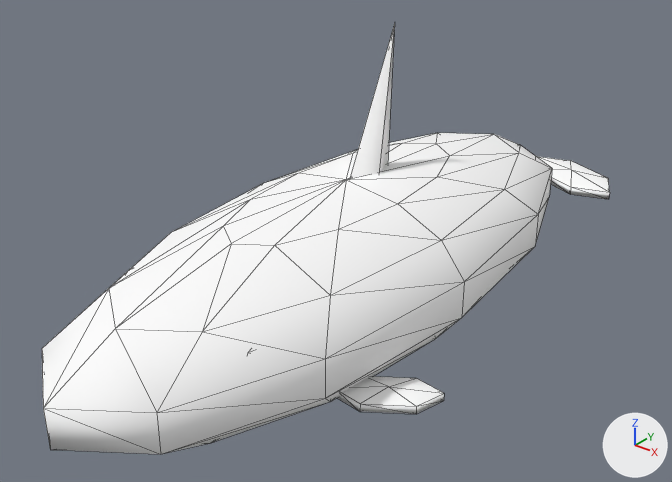
Renders of the glTF model prototype/models/orca.glb from each side of a commit.
Before and after are seen from a 50 mm lens placed at (3.29, -4.22, 2.96), pointed at (-0.09, 0.01, 0.34). Lighting does not change. The marker at lower right points along +X, +Y and +Z. The first picture is the older version. Mesh edges are drawn as thin lines. Where no turn or scale is listed for an object, it has been applied to the vertices. Vertices at exactly the same position are counted once.

In view in the first picture: 'tint'.
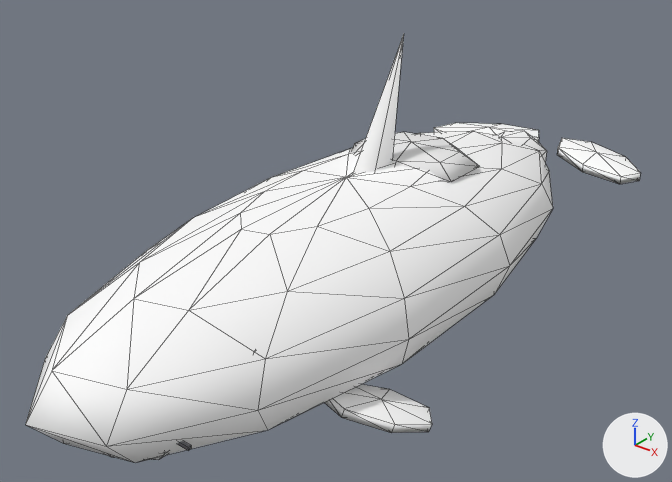
Where the change shows, as pixel boxes (x1, y1, x2, y2) in the pictures (672 x 482 px):
'tint', reshaped (8% wider)
    before: (42, 23, 610, 454)
    after: (26, 34, 640, 463)
'detail', reshaped (not visible before)
    after: (111, 441, 191, 460)
part 1 of me_mesh_0, rebuilt
    before: (42, 133, 552, 454)
    after: (26, 131, 553, 463)
part 2 of me_mesh_0, rebuilt (28% taller)
    before: (337, 376, 444, 414)
    after: (324, 384, 432, 433)
part 3 of me_mesh_0, rebuilt (13% wider, 10% shorter)
    before: (350, 23, 395, 178)
    after: (353, 34, 404, 174)
part 4 of me_mesh_0, added
    after: (496, 131, 547, 162)
part 5 of me_mesh_0, added
    after: (351, 132, 479, 182)
part 6 of me_mesh_0, added
    after: (434, 123, 539, 142)
part 7 of me_mesh_0, added
    after: (557, 138, 640, 184)
part 8 of me_mesh_0, deleted
    before: (536, 156, 610, 199)
part 9 of me_mesh_1, added
    after: (178, 441, 191, 450)

The change, as a list of edits to the scene's bpy script:
```text
Change me_mesh_0:
    used by ob_tint; location = (0.0, 0.0, 0.0)
    remove me_mesh_0.from_pydata(...)  # 154 vertices, 248 faces; spans x -1.1..1.1, y -2.28..2.56, z -0.29..1.68
    add me_mesh_0.from_pydata(...)  # 249 vertices, 410 faces; spans x -1.1..1.12, y -2.32..2.94, z -0.31..1.59
    me_mesh_0 part 1: the loose piece of 91 vertices spanning x -0.88..0.88, y -2.28..2.28, z -0.29..0.79 is rebuilt with 112 vertices and now spans x -0.9..0.87, y -2.32..2.32, z -0.31..0.81
    me_mesh_0 part 2: the loose piece of 14 vertices spanning x 0.6..1.1, y -0.89..-0.51, z -0.1..0.0 is rebuilt with 16 vertices and now spans x 0.6..1.12, y -1.03..-0.56, z -0.19..0.04
    me_mesh_0 part 3: the loose piece of 7 vertices spanning x -0.11..0.11, y -0.16..0.47, z 0.25..1.68 is rebuilt with 8 vertices and now spans x -0.09..0.09, y -0.15..0.57, z 0.29..1.59
    me_mesh_0 part 4: a new loose piece of 39 vertices spanning x -0.27..0.27, y 1.34..2.56, z -0.03..0.53, in mat_tint
    me_mesh_0 part 5: a new loose piece of 26 vertices spanning x -0.48..0.43, y 0.31..1.09, z 0.6..0.84, in mat_tint
    me_mesh_0 part 6: a new loose piece of 16 vertices spanning x -0.92..-0.08, y 2.36..2.94, z 0.18..0.32, in mat_tint
    me_mesh_0 part 7: a new loose piece of 16 vertices spanning x 0.08..0.92, y 2.36..2.94, z 0.18..0.32, in mat_tint
    me_mesh_0 part 8
    28 vertices are removed from x -0.85..0.85, y 2.04..2.56, z 0.14..0.26
    48 faces are deleted
    other edits to the shape of me_mesh_0 do not show in these pictures
Change me_mesh_1:
    used by ob_detail; location = (0.0, 0.0, 0.0)
    remove me_mesh_1.from_pydata(...)  # 122 vertices, 216 faces; spans x -0.57..0.57, y -1.64..0.84, z -0.19..0.51
    add me_mesh_1.from_pydata(...)  # 198 vertices, 338 faces; spans x -0.6..0.59, y -2.09..0.79, z -0.22..0.52
    me_mesh_1 part 9: a new loose piece, a box spanning x -0.5..0.5, y -1.86..-1.84, z 0.11..0.13, in mat_detail
    other edits to the shape of me_mesh_1 do not show in these pictures
```
